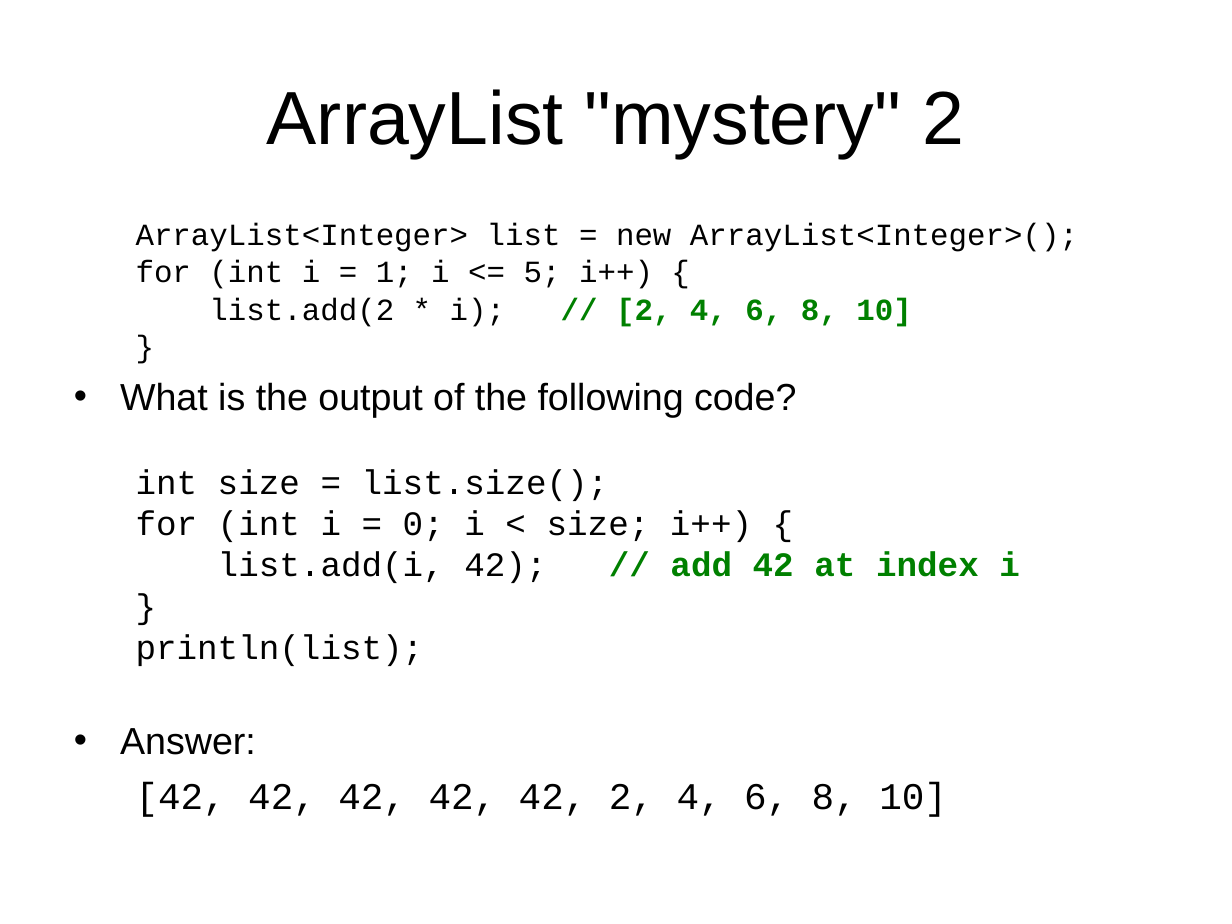
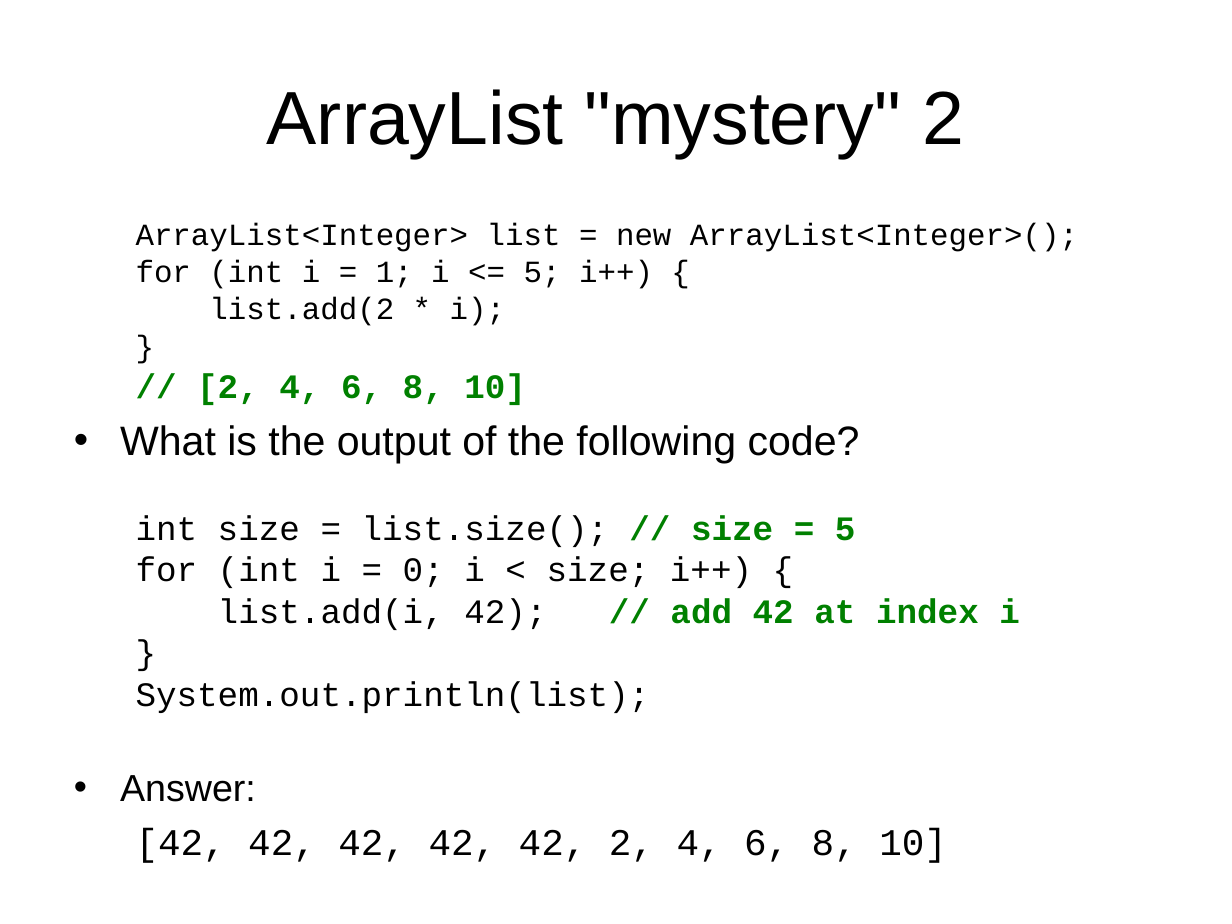
Before and after one commit to LongBaoNguyen/longbaonguyen.github.io, a slide deck: slide 20 of courses/apcsp/lecture13.ppt (slide 23 before the commit). Drawn at 1232x924 pixels with LibreOffice and Linux fonts; fonts in the diff are those of the drawing; background and template pictures are left out. Boxes give left, top, right and bottom in pixels: in the first picture for what was removed or moved away, otherwise in the second. Text is boxed around its words. In the diff, an @@ line names an element or a change of style, - is before the commit and + after.

Commit message:
arraylist

```diff
--- a/courses/apcsp/lecture13.ppt
+++ b/courses/apcsp/lecture13.ppt
@@ text at (x1=209, y1=297, x2=505, y2=326): text changed @@
-  list.add(2 * i); // [2, 4, 6, 8, 10]
+  list.add(2 * i);
@@ text at (x1=197, y1=373, x2=526, y2=405): paragraph added @@
+  // [2, 4, 6, 8, 10]
@@ text at (x1=120, y1=425, x2=860, y2=464): size 22 to 24 pt in "What is the output of the following ..." @@
@@ text at (x1=136, y1=515, x2=856, y2=547): text changed @@
-  int size = list.size();
+  int size = list.size(); // size = 5
@@ text at (x1=136, y1=681, x2=650, y2=713): text changed @@
-  println(list);
+  System.out.println(list);
```
Also in this commit, not shown: 13 other slides changed, 1 slide added, 2 slides removed, 6 other files.
